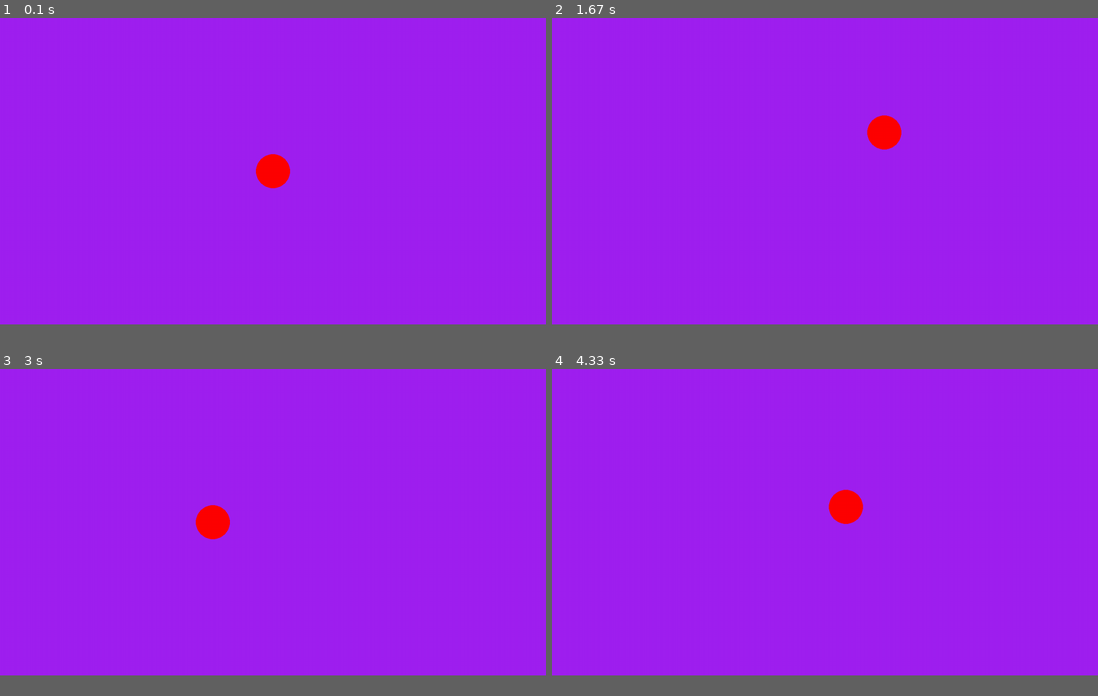
Above: before the commit, frames 1-4 (two rows, left to right).
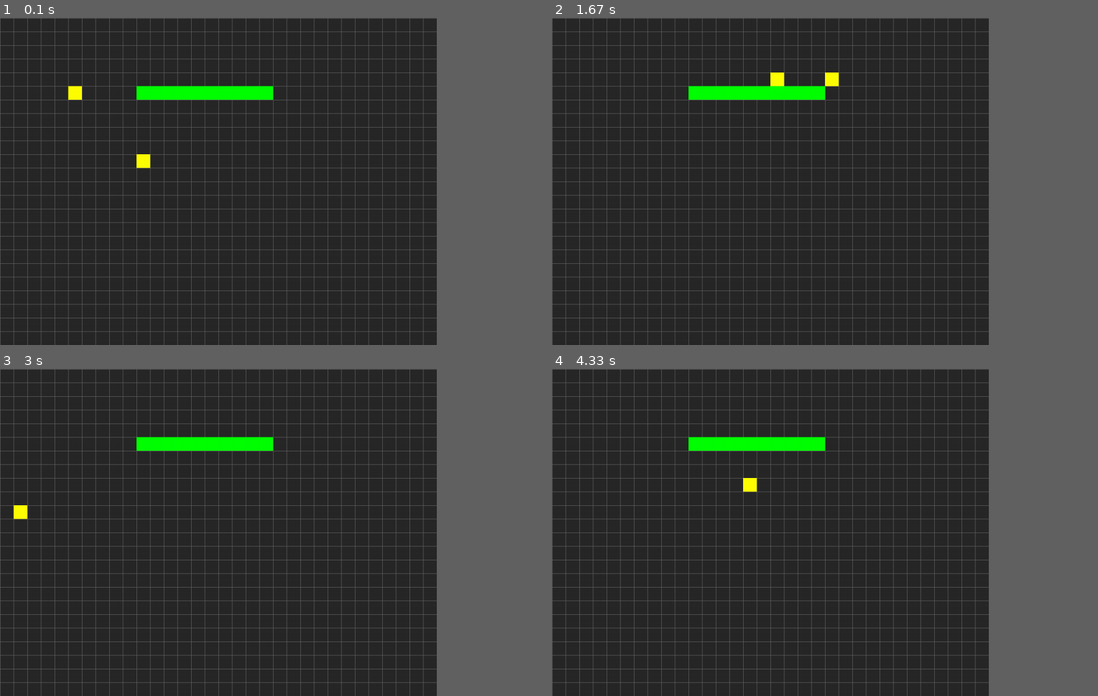
Above: after the commit, the same moments.

Repository: eolivaresabcd/python_skills
Game: pygame game, started from pygame/main.py
The game is run twice, just before and just after one commit, with the same random seed, the same clock (stepped at 60 frames per second) and the same inputs.
Inputs:
- Up to frame 1 (0.1 s): no input
- Up to frame 2 (1.67 s): hold Right 0.33-0.8 s; hold Up 0.83-1.13 s; hold W 0.83-1.13 s; hold Right 1.17-1.63 s; hold D 1.17-1.63 s
- Up to frame 3 (3 s): hold Left 1.67-2.2 s; hold A 1.67-2.2 s; hold Down 2.23-2.53 s; hold S 2.23-2.53 s; hold Left 2.57-2.97 s; hold A 2.57-2.97 s
- Up to frame 4 (4.33 s): hold Up 3-3.37 s; hold W 3-3.37 s; hold Right 3.4-4.03 s; hold D 3.4-4.03 s; hold Down from 4.07 s (still down); hold S from 4.07 s (still down)
In our replay, the window is 900x506 before the commit and 720x540 after it. These sizes can differ from the game's own. Grey fills any space a smaller window leaves; there, only what the larger window draws over its background counts as a difference.

The runs differ from the first frame. In frame 1, 75% of the frame differs, in the area x 0-80%, y 0-100%; in frame 2, 75%; in frame 3, 75%; in frame 4, 75%.

Commit message:
started pygame tutorial

Diff:
--- a/pygame/main.py
+++ b/pygame/main.py
@@ -1,47 +1,98 @@
-# Example file showing a basic pygame "game loop"
-import pygame
+# KidsCanCode - Game Development with Pygame video series
+# Tile-based game - Part 1
+# Project setup
+# Video link: https://youtu.be/3UxnelT9aCo
+import pygame as pg
+import sys
+from settings import *
+from sprites import *
 
-# pygame setup
-pygame.init() # initialize the pygame library
-screen = pygame.display.set_mode((1280, 720)) # create a window of size specified
-clock = pygame.time.Clock() # create a clock object to control the frame rate
-pygame.display.set_caption("My Game") # set the window title
-running = True # variable to control the main loop
-dt = 0 # variable to store the delta time (time since last frame)
+class Game:
+    def __init__(self):
+        pg.init()
+        self.screen = pg.display.set_mode((WIDTH, HEIGHT))
+        pg.display.set_caption(TITLE)
+        self.clock = pg.time.Clock()
+        pg.key.set_repeat(50, 50) # these arguments are in milliseconds.
+                                    #arg1: delay before repeat, arg2: delay between repeats
+        self.load_data()
 
-player_pos = pygame.Vector2(screen.get_width() / 2, screen.get_height() / 2)
-player_speed = 300 # pixels per second
+    def load_data(self):
+        pass
 
-while running:
-    # poll for events
-    # pygame.QUIT event means the user clicked X to close your window
-    for event in pygame.event.get(): # check for events
-        # if the event is a QUIT event, set running to False to exit the loop
-        if event.type == pygame.QUIT:
-            running = False
+    def new(self):
+        # initialize all variables and do all the setup for a new game
+        self.all_sprites = pg.sprite.Group()
+        self.walls = pg.sprite.Group()
+        self.player = Player(self, 10, 10)
+        self.player2 = Player(self, 5, 5)
+        for x in range(10, 20):
+            Wall(self, x, 5)
 
-    # fill the screen with a color to wipe away anything from last frame
-    screen.fill("purple")
+    def run(self):
+        # game loop - set self.playing = False to end the game
+        self.playing = True
+        while self.playing:
+            self.dt = self.clock.tick(FPS) / 1000
+            self.events()
+            self.update()
+            self.draw()
 
-    # RENDER YOUR GAME HERE
-    pygame.draw.circle(screen, "red", player_pos, 40)
+    def quit(self):
+        pg.quit()
+        sys.exit()
 
-    keys = pygame.key.get_pressed()
-    if keys[pygame.K_w]:
-        player_pos.y -= 300 * dt
-    if keys[pygame.K_s]:
-        player_pos.y += 300 * dt
-    if keys[pygame.K_a]:
-        player_pos.x -= 300 * dt
-    if keys[pygame.K_d]:
-        player_pos.x += 300 * dt
+    def update(self):
+        # update portion of the game loop
+        self.all_sprites.update()
 
-    # flip() the display to put your work on screen
-    pygame.display.flip() # update the display with the new frame
+    def draw_grid(self):
+        for x in range(0, WIDTH, TILESIZE):
+            pg.draw.line(self.screen, LIGHTGREY, (x, 0), (x, HEIGHT))
+        for y in range(0, HEIGHT, TILESIZE):
+            pg.draw.line(self.screen, LIGHTGREY, (0, y), (WIDTH, y))
 
-    # limits FPS to 60
-    # dt is delta time in seconds since last frame, used for framerate-
-    # independent physics.
-    dt = clock.tick(60) / 1000
+    def draw(self):
+        self.screen.fill(BGCOLOR)
+        self.draw_grid()
+        self.all_sprites.draw(self.screen)
+        pg.display.flip()
 
-pygame.quit() # exit the game if running is False
+    def events(self):
+        # catch all events here
+        for event in pg.event.get():
+            if event.type == pg.QUIT:
+                self.quit()
+            if event.type == pg.KEYDOWN:
+                if event.key == pg.K_ESCAPE:
+                    self.quit()
+                if event.key == pg.K_a:
+                    self.player.move(dx=-1)
+                if event.key == pg.K_d:
+                    self.player.move(dx=1)
+                if event.key == pg.K_w:
+                    self.player.move(dy=-1)
+                if event.key == pg.K_s:
+                    self.player.move(dy=1)
+                if event.key == pg.K_LEFT: #BUG: both players cannot move at the same time
+                    self.player2.move(dx=-1)
+                if event.key == pg.K_RIGHT:
+                    self.player2.move(dx=1)
+                if event.key == pg.K_UP:
+                    self.player2.move(dy=-1)
+                if event.key == pg.K_DOWN:
+                    self.player2.move(dy=1)
+
+    def show_start_screen(self):
+        pass
+
+    def show_go_screen(self):
+        pass
+
+# create the game object
+g = Game()
+g.show_start_screen()
+while True:
+    g.new()
+    g.run()
+    g.show_go_screen()
--- /dev/null
+++ b/pygame/settings.py
@@ -0,0 +1,19 @@
+# define some colors (R, G, B)
+WHITE = (255, 255, 255)
+BLACK = (0, 0, 0)
+DARKGREY = (40, 40, 40)
+LIGHTGREY = (100, 100, 100)
+GREEN = (0, 255, 0)
+RED = (255, 0, 0)
+YELLOW = (255, 255, 0)
+
+# game settings
+WIDTH = 1024   # 16 * 64 or 32 * 32 or 64 * 16
+HEIGHT = 768  # 16 * 48 or 32 * 24 or 64 * 12
+FPS = 60
+TITLE = "Tilemap Demo"
+BGCOLOR = DARKGREY
+
+TILESIZE = 32
+GRIDWIDTH = WIDTH / TILESIZE
+GRIDHEIGHT = HEIGHT / TILESIZE
--- /dev/null
+++ b/pygame/sprites.py
@@ -0,0 +1,34 @@
+import pygame as pg
+from settings import *
+
+class Player(pg.sprite.Sprite):
+    def __init__(self, game, x, y):
+        self.groups = game.all_sprites
+        pg.sprite.Sprite.__init__(self, self.groups)
+        self.game = game
+        self.image = pg.Surface((TILESIZE, TILESIZE))
+        self.image.fill(YELLOW)
+        self.rect = self.image.get_rect()
+        self.x = x
+        self.y = y
+
+    def move(self, dx=0, dy=0):
+        self.x += dx
+        self.y += dy
+
+    def update(self):
+        self.rect.x = self.x * TILESIZE
+        self.rect.y = self.y * TILESIZE
+
+class Wall(pg.sprite.Sprite):
+    def __init__(self, game, x, y):
+        self.groups = game.all_sprites, game.walls # make it member of the sprite group and walls group
+        pg.sprite.Sprite.__init__(self, self.groups)
+        self.game = game # reference to the game instance
+        self.image = pg.Surface((TILESIZE, TILESIZE)) # create a surface for the wall
+        self.image.fill(GREEN) # fill the wall with green color
+        self.rect = self.image.get_rect()
+        self.x = x
+        self.y = y
+        self.rect.x = x * TILESIZE
+        self.rect.y = y * TILESIZE
Binary file added: pygame/res/b1.png
Binary file added: pygame/res/b2.png
Binary file added: pygame/res/ball.png
Binary file added: pygame/res/bee.png
Binary file added: pygame/res/bug.png
Binary file added: pygame/res/cat1.png
Binary file added: pygame/res/cat2.png
Binary file added: pygame/res/explosion0.png
Binary file added: pygame/res/explosion1.png
Binary file added: pygame/res/fighter.png
Binary file added: pygame/res/flower.png
Binary file added: pygame/res/rat1.png
(and 4 more such lines)
